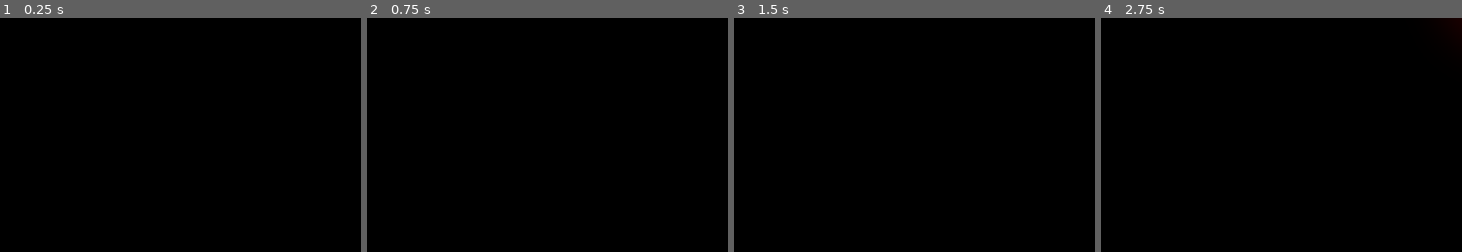
Above: before the commit, frames 1-4 (left to right).
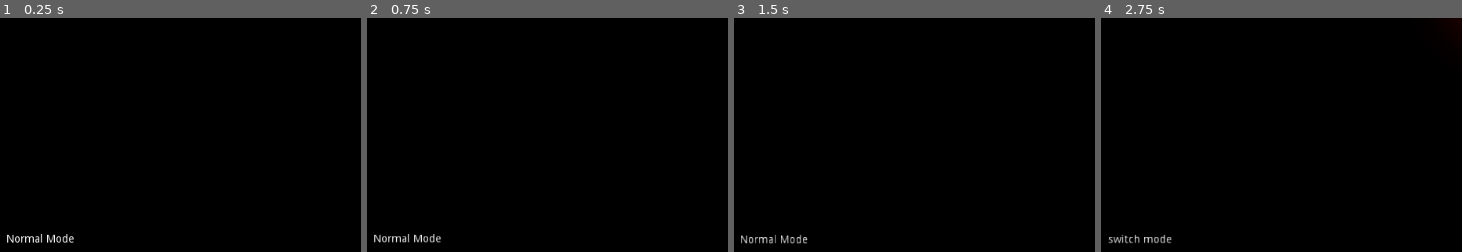
Above: after the commit, the same moments.

Repository: Aki78/GodotCPUDesign
Game: Godot game, scene res://Game.tscn
Two runs of this game, one before a commit and one after it. Both use one fixed random seed, a clock stepped at 60 frames per second and the inputs below. The engine's default icon, where the game draws it, is replaced by a stand-in: a white triangle on a blue panel in a dark square.
Inputs (mouse positions are % of the whole screen's width and height, from its top left):
- Up to frame 1 (0.25 s): no input
- Up to frame 2 (0.75 s): tap Enter at 0.5 s; move the mouse to (74, 45) at 0.52 s; hold Mouse wheel up (zoomin) from 0.53 s (still down); click (74, 45) at 0.67 s
- Up to frame 3 (1.5 s): tap Mouse wheel down (zoomout) at 0.8 s; release Mouse wheel up (zoomin) at 1.25 s; tap Space at 1.25 s; drag from (27, 55) to (74, 45) at 1.27 s
- Up to frame 4 (2.75 s): tap Enter at 2 s; move the mouse to (61, 28) at 2.02 s; hold S (add_switch) from 2.03 s (still down); click (61, 28) at 2.17 s; tap Mouse wheel down (zoomout) at 2.3 s
The pictures show only the part of the screen within x 0-50%, y 46-96%; the shares and areas given below are measured in that part.

The runs differ from the first frame. In frame 1, 0.4% of the frame differs, in the area x 1-21%, y 92-97%; in frame 2, 0.4%; in frame 3, 0.4%; in frame 4, 0.3%.

Commit message:
fixed label

Diff:
--- a/Camera2D.gd
+++ b/Camera2D.gd
@@ -3,11 +3,25 @@
 var mouse_down = false
 var mouse_position_before
 
+var label_pos = Vector2(-450,250)
+
+signal zoom_in
+signal zoom_out
+
+func ready():
+	$ModeLabel.rect_position = label_pos
+
 func _input(e):
-	if Input.is_action_pressed("zoomin") and zoom.x > 0.5:
+	if Input.is_action_pressed("zoomin") and zoom.x > 0.1:
 		zoom *= 0.9
-	if Input.is_action_pressed("zoomout") and zoom.x < 2:
+		$ModeLabel.rect_scale *= 0.9
+#		$ModeLabel.rect_position = offset + label_pos
+		emit_signal("zoom_in")
+	if Input.is_action_pressed("zoomout") and zoom.x < 10:
+		emit_signal("zoom_out")
 		zoom *= 1.1
+		$ModeLabel.rect_scale *= 1.1
+#		$ModeLabel.rect_position = offset + label_pos
 	if Input.is_action_pressed("middle_mouse"):
 		mouse_down = true
 	else:
@@ -17,4 +31,6 @@
 	var mouse_position_now = get_global_mouse_position()
 	if mouse_down:
 		offset += 50*delta*(-mouse_position_now + mouse_position_before)
+
 	mouse_position_before = mouse_position_now
+	$ModeLabel.rect_position = offset + zoom*label_pos
--- /dev/null
+++ b/Game.gd
@@ -0,0 +1,17 @@
+extends Node2D
+
+#
+#onready var camera = $Camera2D
+#
+## Called when the node enters the scene tree for the first time.
+#func _ready():
+#	camera.connect("zoom_in",self, "on_zoom_in")
+#	camera.connect("zoom_out",self, "on_zoom_out")
+#
+#
+#
+#func on_zoom_in():
+#	$ModeLabel.rect_scale *= 0.9
+#
+#func on_zoom_out():
+#	$ModeLabel.rect_scale *= 1.1
--- a/Game.tscn
+++ b/Game.tscn
@@ -1,10 +1,11 @@
-[gd_scene load_steps=8 format=2]
+[gd_scene load_steps=9 format=2]
 
 [ext_resource path="res://Wires.gd" type="Script" id=1]
 [ext_resource path="res://Delete.gd" type="Script" id=2]
 [ext_resource path="res://Switches.gd" type="Script" id=3]
 [ext_resource path="res://Label.gd" type="Script" id=4]
 [ext_resource path="res://Camera2D.gd" type="Script" id=5]
+[ext_resource path="res://Game.gd" type="Script" id=6]
 
 [sub_resource type="Environment" id=1]
 background_mode = 4
@@ -22,19 +23,13 @@
 
 [node name="Game" type="Node2D"]
 position = Vector2( 0, 1 )
+script = ExtResource( 6 )
 
 [node name="WorldEnvironment" type="WorldEnvironment" parent="."]
 environment = SubResource( 1 )
 
 [node name="Wires" type="Node2D" parent="."]
 script = ExtResource( 1 )
-
-[node name="Label" type="Label" parent="."]
-margin_left = 68.0
-margin_top = 542.0
-margin_right = 108.0
-margin_bottom = 556.0
-script = ExtResource( 4 )
 
 [node name="Switches" type="Node2D" parent="."]
 script = ExtResource( 3 )
@@ -48,3 +43,10 @@
 [node name="Camera2D" type="Camera2D" parent="."]
 current = true
 script = ExtResource( 5 )
+
+[node name="ModeLabel" type="Label" parent="Camera2D"]
+margin_left = -442.0
+margin_top = 239.0
+margin_right = -402.0
+margin_bottom = 253.0
+script = ExtResource( 4 )
--- a/Label.gd
+++ b/Label.gd
@@ -1,12 +1,13 @@
 extends Label
 
-
 var mode_before = "normal"
+onready var center = OS.get_window_size()/2
 
 var mode = " mode"
 
 func _ready():
 	text = "Normal Mode"
+
 
 
 
